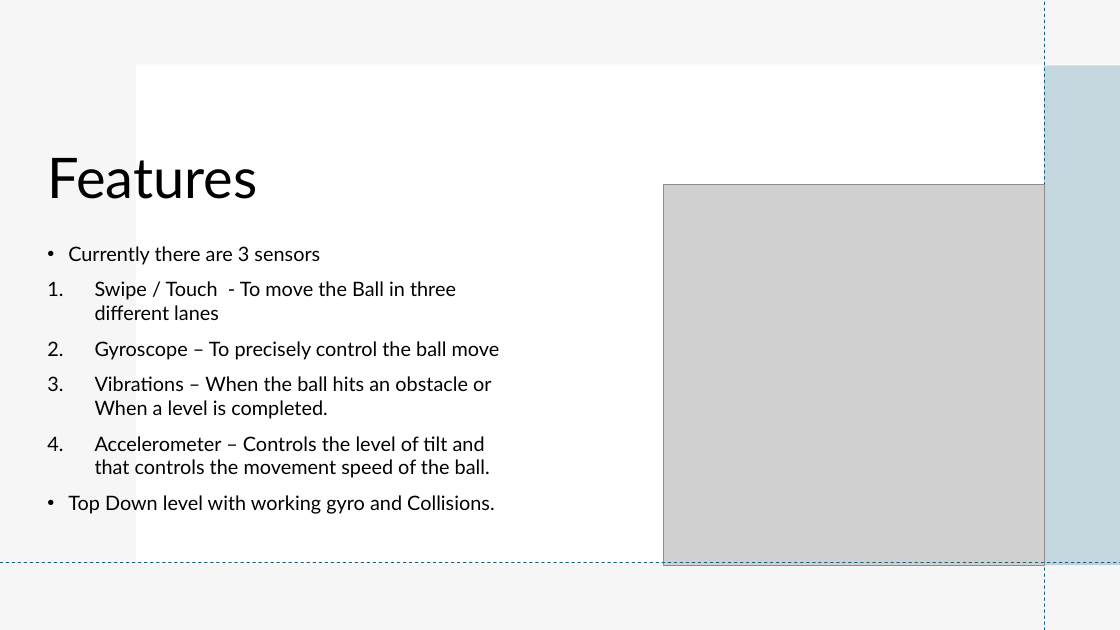
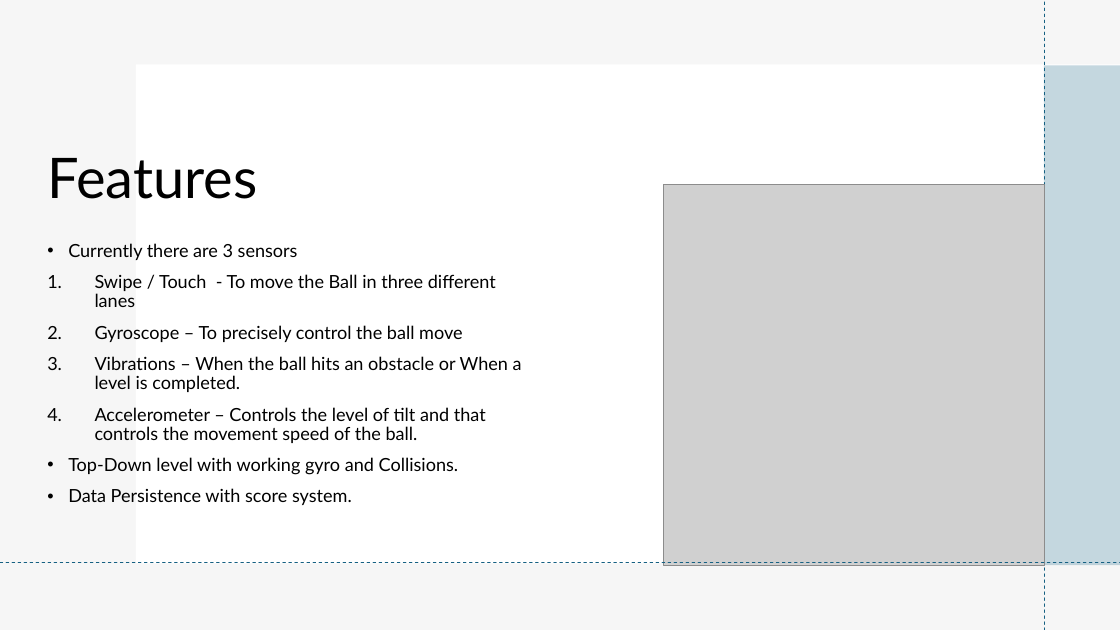
Before and after one commit to vishal24149732/Mobile-game-development, a slide deck: slide 6 of MG.pptx. Drawn at 1120x630 pixels with LibreOffice and Linux fonts; fonts in the diff are those of the drawing; grey boxes stand for pictures. Boxes give left, top, right and bottom in pixels: in the first picture for what was removed or moved away, otherwise in the second. Text is boxed around its words. In the diff, an @@ line names an element or a change of style, - is before the commit and + after.

Commit message:
score management

```diff
--- a/MG.pptx
+++ b/MG.pptx
@@ text at (x1=68, y1=243, x2=522, y2=443): size 17 to 15.5 pt in "Currently there are 3 sensors", "Swipe / Touch - To move the ...", "Gyroscope – To precisely control the ball ...", "Vibrations – When the ball hits an ..." and 1 more places; line spacing 1 to 0.9 @@
@@ text at (x1=68, y1=457, x2=459, y2=505): text changed; size 17 to 15.5 pt @@
-• Top Down level with working gyro and Collisions.
+• Top-Down level with working gyro and Collisions.
+• Data Persistence with score system.
```
Also in this commit, not shown: 5 other files.
